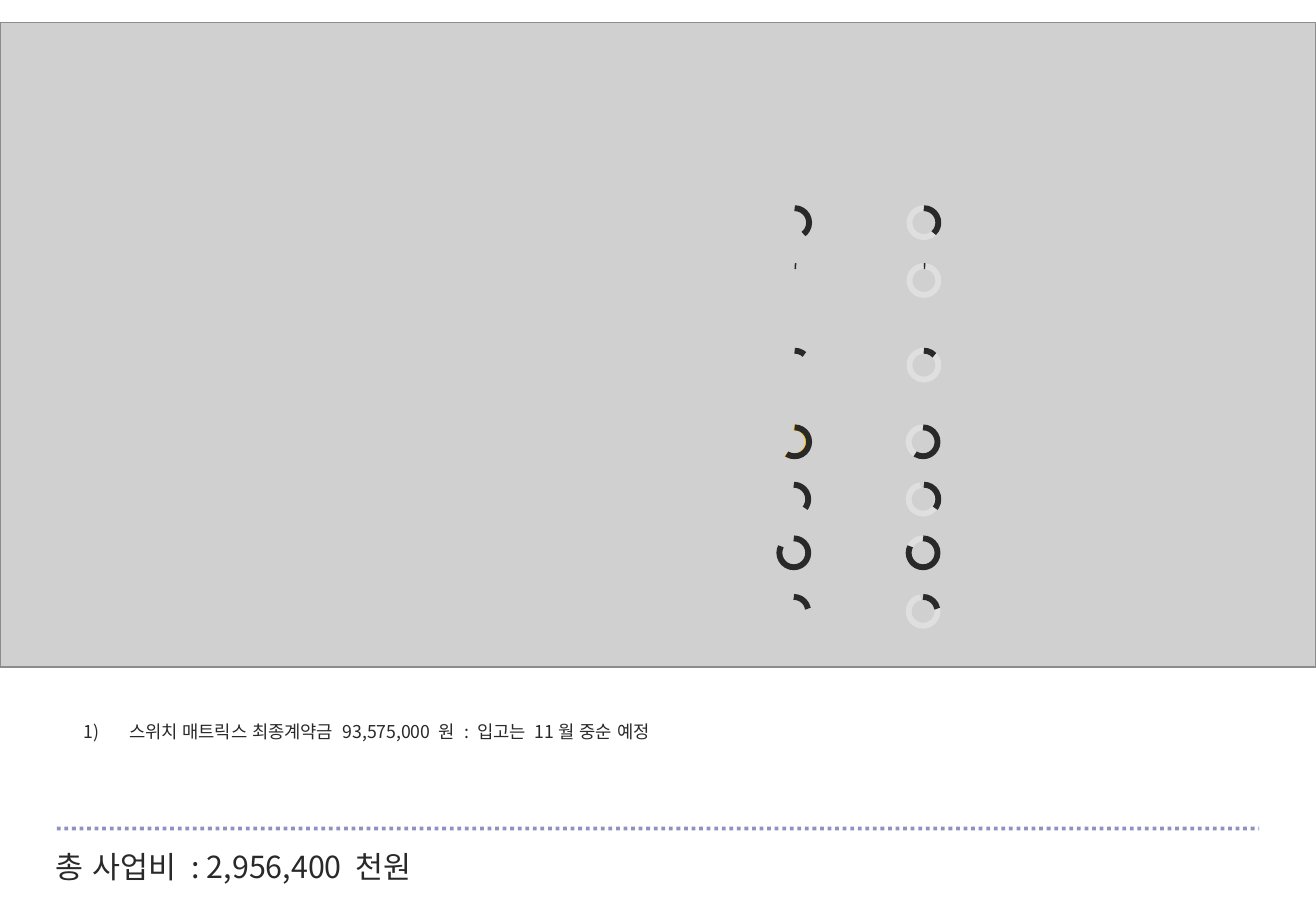
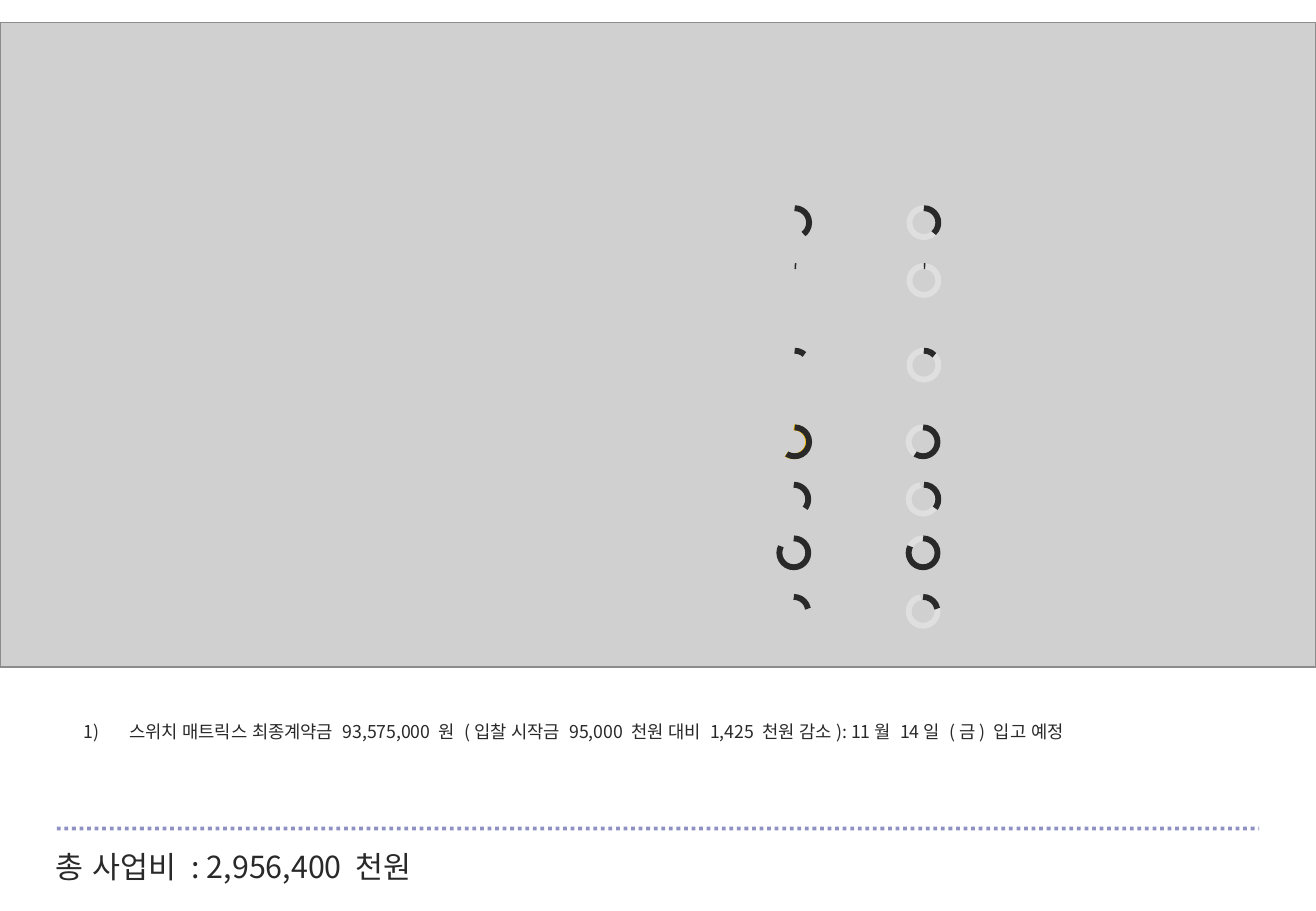
Before and after one commit to vectorcont62-dev/SSSU-third, a slide deck: slide 1 of 실무회의 및 단장미팅 발표자료/251028 실무회의 자료 - 진명.pptx. Drawn at 1316x911 pixels with LibreOffice and Linux fonts; fonts in the diff are those of the drawing; grey boxes stand for pictures; background and template pictures are left out. Boxes give left, top, right and bottom in pixels: in the first picture for what was removed or moved away, otherwise in the second. Text is boxed around its words. In the diff, an @@ line names an element or a change of style, - is before the commit and + after.

Commit message:
251027 - 차일 실무자료 보내기 직전 수정 : 주요 안건은 스위치 매트릭스말고는 없음

```diff
--- a/실무회의 및 단장미팅 발표자료/251028 실무회의 자료 - 진명.pptx
+++ b/실무회의 및 단장미팅 발표자료/251028 실무회의 자료 - 진명.pptx
@@ text at [129,723,1063,741]: text changed @@
-1) 스위치 매트릭스 최종계약금 93,575,000 원 : 입고는 11월 중순 예정
+1) 스위치 매트릭스 최종계약금 93,575,000 원 (입찰 시작금 95,000 천원 대비 1,425 천원 감소): 11월 14일 (금) 입고 예정
```
Also in this commit, not shown: 1 other file.
